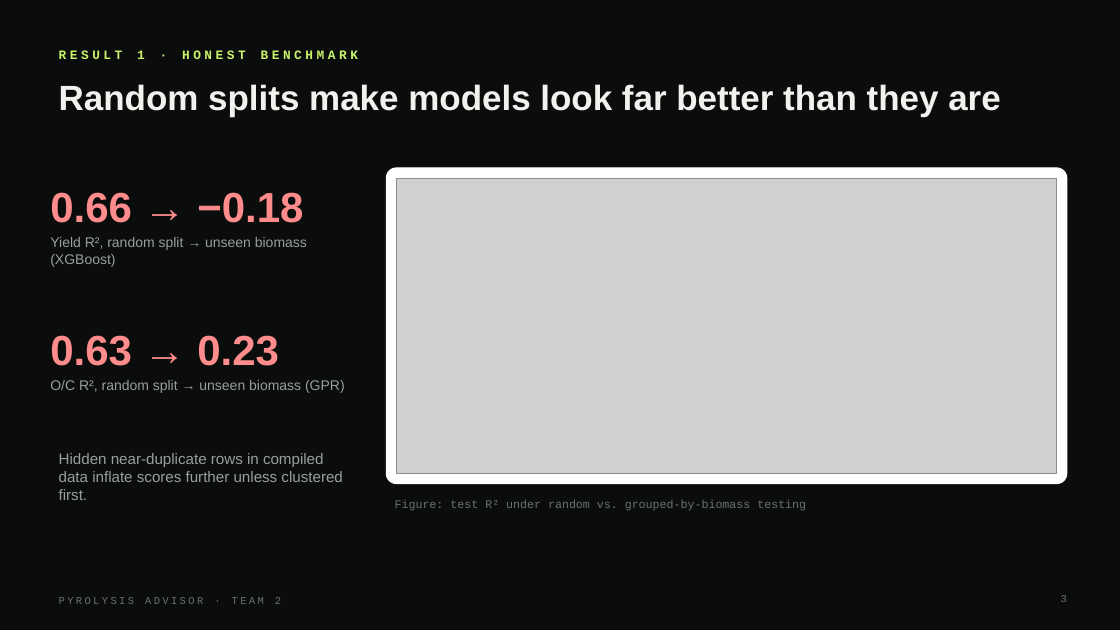
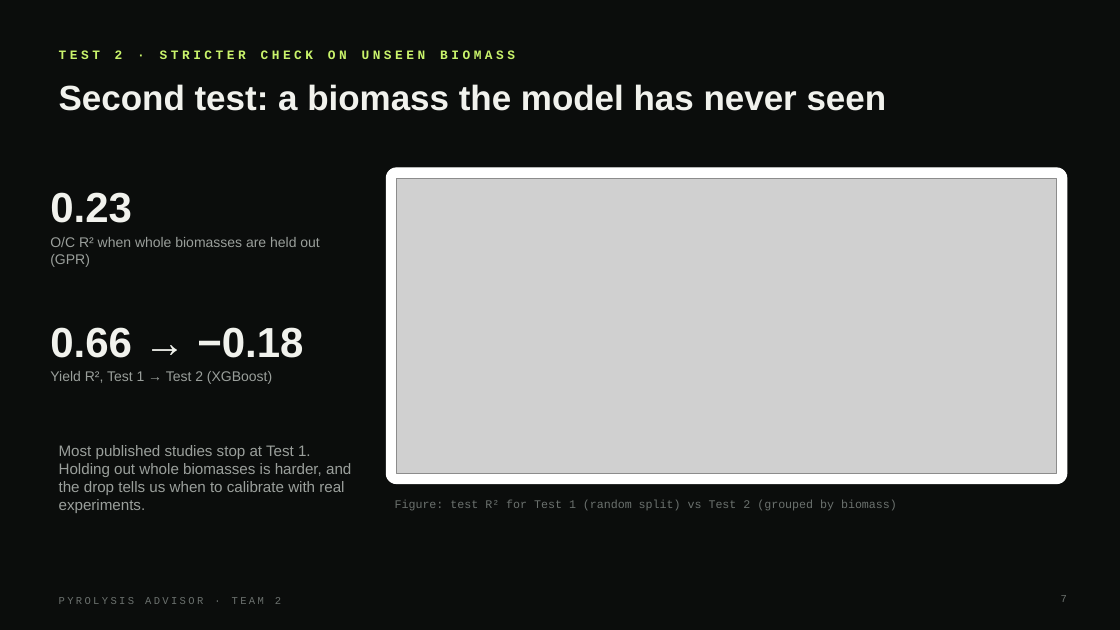
Before and after one commit to umasuthanpalaniappan/BioOil-Automation, a slide deck: slide 7 of pyrolysis_advisor/docs/Pyrolysis_Advisor_Results.pptx (slide 3 before the commit). Drawn at 1120x630 pixels with LibreOffice and Linux fonts; fonts in the diff are those of the drawing; grey boxes stand for pictures. Boxes give left, top, right and bottom in pixels: in the first picture for what was removed or moved away, otherwise in the second. Text is boxed around its words. In the diff, an @@ line names an element or a change of style, - is before the commit and + after.

```diff
--- a/pyrolysis_advisor/docs/Pyrolysis_Advisor_Results.pptx
+++ b/pyrolysis_advisor/docs/Pyrolysis_Advisor_Results.pptx
@@ text at box(59, 50, 515, 59): text changed @@
-RESULT 1 · HONEST BENCHMARK
+TEST 2 · STRICTER CHECK ON UNSEEN BIOMASS
@@ text at box(59, 84, 887, 111): text changed @@
-Random splits make models look far better than they are
+Second test: a biomass the model has never seen
@@ text at box(50, 192, 132, 223): text changed; text colour #FF8C8C to #F1F2ED @@
-0.66 → −0.18
+0.23
@@ text at box(50, 237, 319, 267): text changed @@
-Yield R², random split → unseen biomass (XGBoost)
+O/C R² when whole biomasses are held out (GPR)
@@ text at box(50, 327, 303, 358): text changed; text colour #FF8C8C to #F1F2ED @@
-0.63 → 0.23
+0.66 → −0.18
@@ text at box(50, 371, 272, 384): text changed @@
-O/C R², random split → unseen biomass (GPR)
+Yield R², Test 1 → Test 2 (XGBoost)
@@ text at box(59, 445, 351, 513): text changed @@
-Hidden near-duplicate rows in compiled data inflate scores further unless clustered first.
+Most published studies stop at Test 1. Holding out whole biomasses is harder, and the drop tells us when to calibrate with real experiments.
@@ text at box(395, 500, 897, 510): text changed @@
-Figure: test R² under random vs. grouped-by-biomass testing
+Figure: test R² for Test 1 (random split) vs Test 2 (grouped by biomass)
@@ page number at box(1061, 595, 1067, 602): text changed @@
-3
+7
```
Also in this commit, not shown: 9 other slides changed, 2 slides added, 17 other files.
